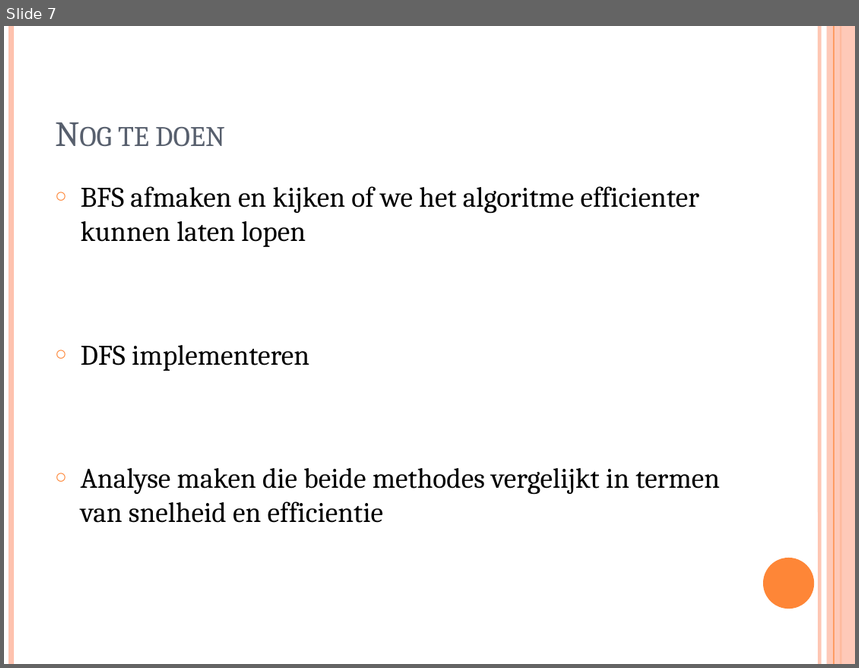
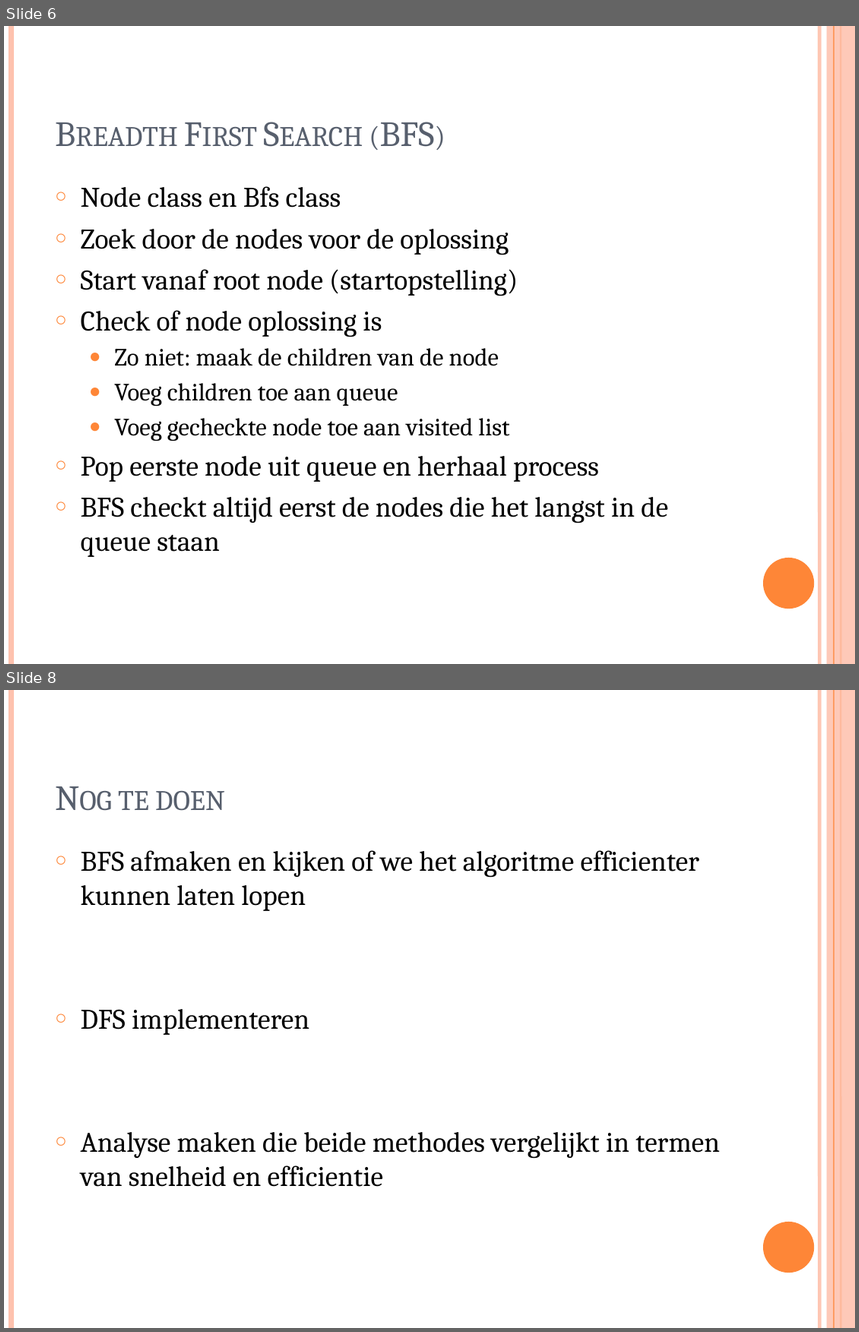
Before and after one commit to BillyGNL/RushHour, a slide deck: RushHour.pptx. Shown one above the other, each under a label of ours: slide 7 before the commit, slides 6 and 8 after it; the slides between them are not shown. The pictures are 859x668 and 859x1332 pixels, drawn with LibreOffice and Linux fonts; fonts in the diff are those of the drawing. Boxes give left, top, right and bottom in pixels: in the first picture for what was removed or moved away, otherwise in the second. Text is boxed around its words. In the diff, an @@ line names an element or a change of style, - is before the commit and + after.

```diff
--- a/RushHour.pptx
+++ b/RushHour.pptx
@@ slide 6 added at (x1=4, y1=26, x2=855, y2=664), background #FFFFFF; not listed: 6 template elements that a slide beside it also shows @@
@@ title added at (x1=380, y1=122, x2=435, y2=147), 30 pt, text #575F6D, small capitals @@
+Breadth First Search (BFS)
@@ text added at (x1=81, y1=186, x2=668, y2=557), 24 pt, text #000000 @@
+○ Node class en Bfs class
+○ Zoek door de nodes voor de oplossing
+○ Start vanaf root node (startopstelling)
+○ Check of node oplossing is
+  ● Zo niet: maak de children van de node
+  ● Voeg children toe aan queue
+  ● Voeg gecheckte node toe aan visited list
+○ Pop eerste node uit queue en herhaal process
+○ BFS checkt altijd eerst de nodes die het langst in de queue staan
@@ what was slide 7 is now slide 8 @@
```
Also in this commit, not shown: 1 other slide added, 1 slide removed, 1 other file.
